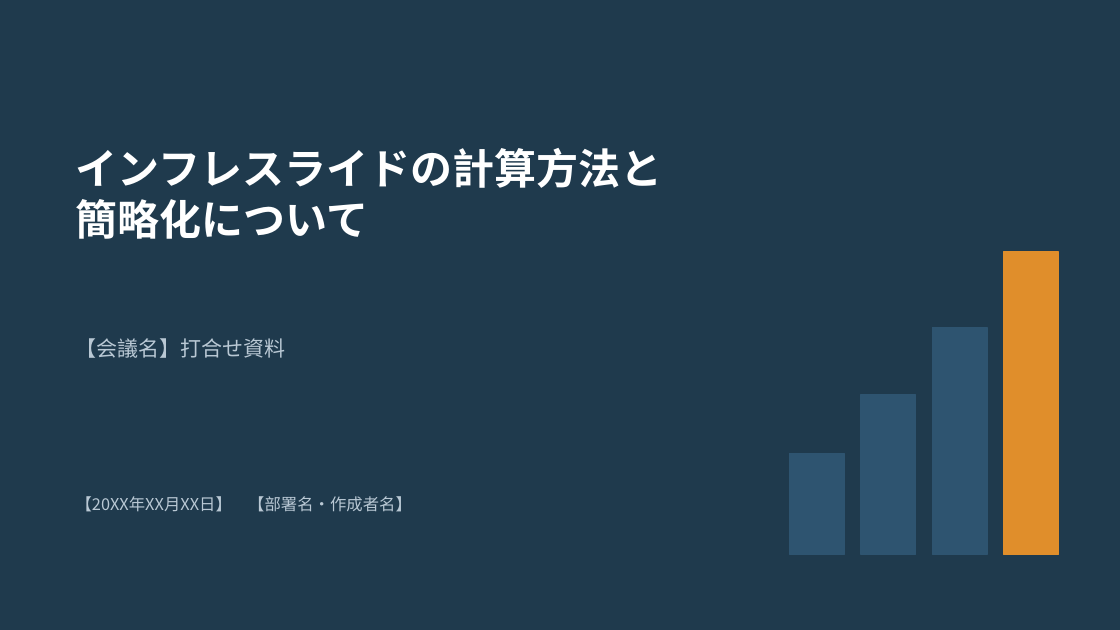
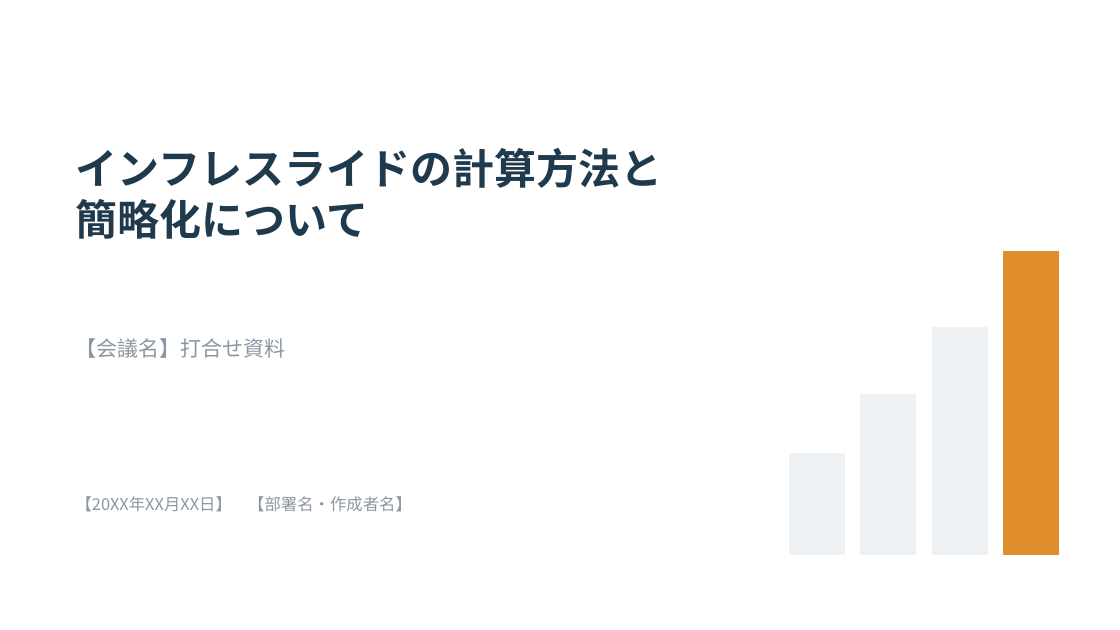
Before and after one commit to maedaatsushi5908-design/work, a slide deck: slide 1 of presentations/inflation_slide_template.pptx. Drawn at 1120x630 pixels with LibreOffice and Linux fonts; fonts in the diff are those of the drawing. Boxes give left, top, right and bottom in pixels: in the first picture for what was removed or moved away, otherwise in the second. Text is boxed around its words. In the diff, an @@ line names an element or a change of style, - is before the commit and + after.

```diff
--- a/presentations/inflation_slide_template.pptx
+++ b/presentations/inflation_slide_template.pptx
@@ background #1F3A4D to #FFFFFF @@
@@ text "インフレスライドの計算方法と" at (76, 148, 663, 239): text colour #FFFFFF to #1F3A4D @@
@@ text "【会議名】打合せ資料" at (76, 338, 286, 358): text colour #B9C8D4 to #8A97A3 @@
@@ fill #2E5470 to #EEF2F5; outline #2E5470 1 pt to #EEF2F5 1 pt in 3 elements at (790, 454, 844, 555), (861, 395, 916, 555), (933, 328, 987, 555) @@
@@ text "【20XX年XX月XX日】 【部署名・作成者名】" at (76, 496, 412, 512): text colour #B9C8D4 to #8A97A3 @@
```
Also in this commit, not shown: 9 other slides changed, 2 slides added, 4 slides removed, 1 other file.
